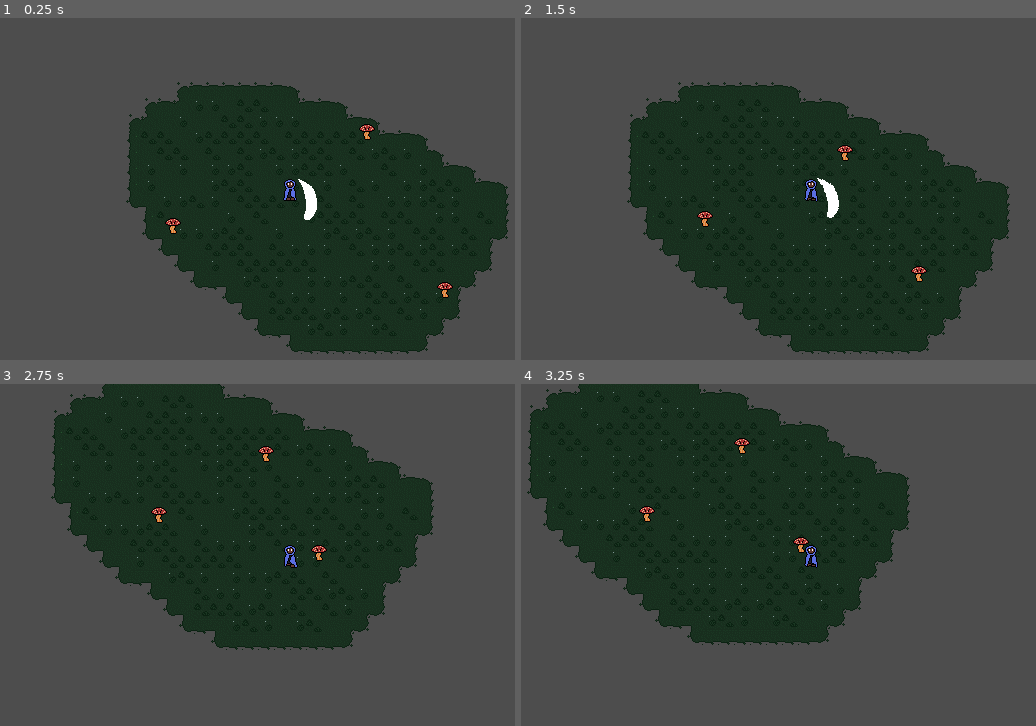
Above: before the commit, frames 1-4 (two rows, left to right).
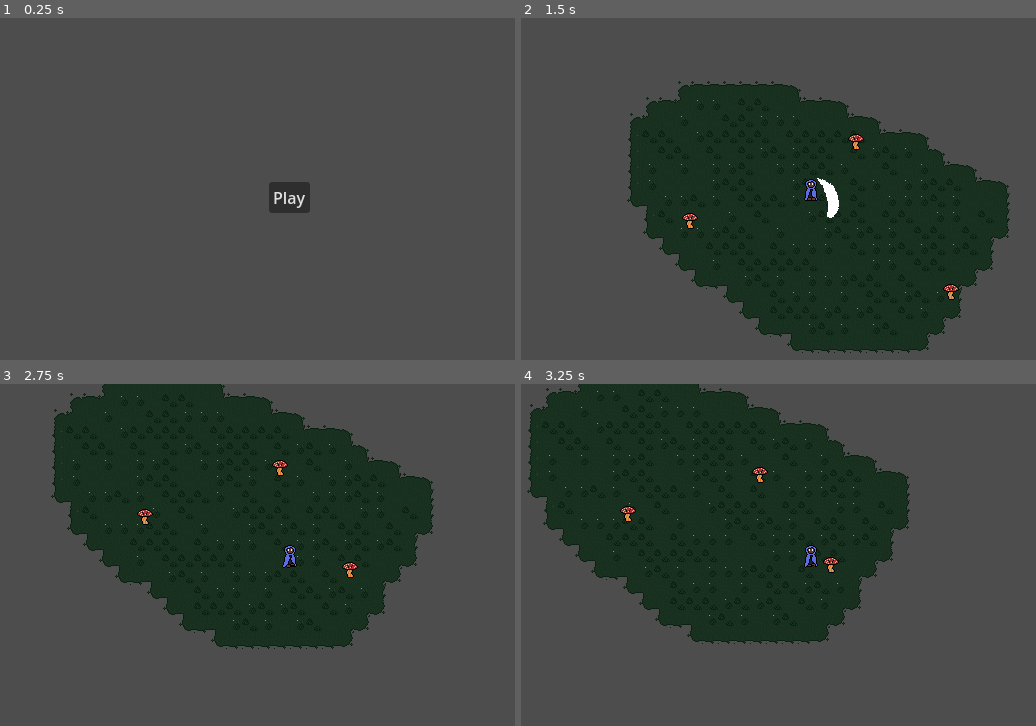
Above: after the commit, the same moments.

Repository: quellus/Mycoflora
Game: Godot game, scene res://scenes/main_menu.tscn
Same seed, same stepped clock (60 frames per second), same inputs: the game is played once before the commit and once after it. Before the commit the project starts from res://main.tscn. The engine's default icon, where the game draws it, is replaced by a stand-in: a white triangle on a blue panel in a dark square.
Inputs (mouse positions are in pixels of both pictures, inside the frame that each line leads up to):
- Up to frame 1 (0.25 s): no input
- Up to frame 2 (1.5 s): click (809, 195) at 0.5 s, where only the run after the commit has a clickable "Play"; move the mouse to (953, 178) at 1.27 s; press the mouse at (953, 178) at 1.28 s; hold D (right) from 1.28 s (still down)
- Up to frame 3 (2.75 s): move the mouse to (159, 582) at 2.02 s; release D (right) at 2.03 s; release the mouse at (159, 582) at 2.03 s; hold S (down) from 2.03 s (still down); click (159, 582) at 2.1 s
- Up to frame 4 (3.25 s): move the mouse to (876, 483) at 2.77 s; release S (down) at 2.78 s; press the mouse at (876, 483) at 2.78 s; hold D (right) from 2.78 s (still down)

The runs differ from the first frame. In frame 1, 41% of the frame differs, in the area x 24-99%, y 18-99%; in frame 2, 1.3%; in frame 3, 1.2%; in frame 4, 1.2%.

Commit message:
Reorganized and added level loading system

Diff:
--- a/enemy.gd
+++ /dev/null
@@ -1,29 +0,0 @@
-class_name Enemy extends CharacterBody2D
-
-var health = 10
-var knockback = false
-
-@onready var player = $"../Player"
-const SPEED = 25
-
-func _process(delta):
-	if !knockback:
-		velocity = position.direction_to(player.global_position) * SPEED
-	else:
-		velocity.x = move_toward(velocity.x, 0, 20 * delta)
-		velocity.y = move_toward(velocity.y, 0, 20 * delta)
-		if velocity == Vector2.ZERO:
-			knockback = false
-	move_and_slide()
-
-func take_damage():
-	health -= 5
-	velocity = position.direction_to(player.global_position) * SPEED * -1
-	knockback = true
-	if health <= 0:
-		queue_free()
-
-
-func _on_area_2d_body_entered(body):
-	if body is Player:
-		player.take_damage()
--- a/project.godot
+++ b/project.godot
@@ -11,7 +11,7 @@
 [application]
 
 config/name="Top Down Combat"
-run/main_scene="res://main.tscn"
+run/main_scene="res://scenes/main_menu.tscn"
 config/features=PackedStringArray("4.2", "Forward Plus")
 config/icon="res://icon.svg"
 
--- a/enemy.tscn
+++ b/scenes/enemy.tscn
@@ -1,13 +1,16 @@
-[gd_scene load_steps=5 format=3 uid="uid://cr8cjatjiolay"]
+[gd_scene load_steps=6 format=3 uid="uid://cr8cjatjiolay"]
 
-[ext_resource type="Script" path="res://enemy.gd" id="1_plyv1"]
-[ext_resource type="Texture2D" uid="uid://clmtlhtqb0u7m" path="res://mushroom.png" id="2_ppyat"]
+[ext_resource type="Script" path="res://scripts/enemy.gd" id="1_plyv1"]
+[ext_resource type="Texture2D" uid="uid://clmtlhtqb0u7m" path="res://assets/mushroom.png" id="2_ppyat"]
 
 [sub_resource type="RectangleShape2D" id="RectangleShape2D_bttqu"]
 size = Vector2(12, 6)
 
 [sub_resource type="RectangleShape2D" id="RectangleShape2D_p8yl8"]
 size = Vector2(14, 8)
+
+[sub_resource type="CircleShape2D" id="CircleShape2D_102g7"]
+radius = 162.373
 
 [node name="Enemy" type="CharacterBody2D"]
 motion_mode = 1
@@ -26,4 +29,11 @@
 [node name="CollisionShape2D" type="CollisionShape2D" parent="Area2D"]
 shape = SubResource("RectangleShape2D_p8yl8")
 
+[node name="VisionRadius" type="Area2D" parent="."]
+
+[node name="CollisionShape2D" type="CollisionShape2D" parent="VisionRadius"]
+shape = SubResource("CircleShape2D_102g7")
+
 [connection signal="body_entered" from="Area2D" to="." method="_on_area_2d_body_entered"]
+[connection signal="body_entered" from="VisionRadius" to="." method="_on_vision_radius_body_entered"]
+[connection signal="body_exited" from="VisionRadius" to="." method="_on_vision_radius_body_exited"]
--- /dev/null
+++ b/scenes/game.gd
@@ -0,0 +1,26 @@
+extends Control
+
+var player_scene = preload("res://Scenes/Player.tscn")
+var levels = {
+	"level1": preload("res://scenes/level1.tscn")
+}
+var level:Level
+var player:Player
+
+func _ready():
+	load_level("level1", 0)
+
+func load_level(level_name: String, spawn_index: int):
+	if level_name in levels:
+		if level != null:
+			level.queue_free()
+		level = levels[level_name].instantiate()
+		add_child(level)
+		_spawn_player(level.spawn_points[spawn_index].global_position)
+
+func _spawn_player(spawn_position: Vector2):
+	if player != null:
+		player.queue_free()
+	player = player_scene.instantiate()
+	add_child(player)
+	player.global_position = spawn_position
--- /dev/null
+++ b/scenes/game.tscn
@@ -0,0 +1,8 @@
+[gd_scene load_steps=2 format=3 uid="uid://dwxxwxyy0bkp5"]
+
+[ext_resource type="Script" path="res://scenes/game.gd" id="1_gog3v"]
+
+[node name="Game" type="Control"]
+layout_mode = 3
+anchors_preset = 0
+script = ExtResource("1_gog3v")
--- /dev/null
+++ b/scenes/level.gd
@@ -0,0 +1,4 @@
+class_name Level extends Node2D
+
+@export var spawn_points: Array[Node2D]
+var spawn := Vector2(0, 0)
--- a/main.tscn
+++ b/scenes/level1.tscn
@@ -1,15 +1,11 @@
-[gd_scene load_steps=20 format=3 uid="uid://bulga36v3r3k6"]
-
-[ext_resource type="Script" path="res://Player.gd" id="1_civl6"]
-[ext_resource type="PackedScene" uid="uid://cr8cjatjiolay" path="res://enemy.tscn" id="1_ith8k"]
-[ext_resource type="Texture2D" uid="uid://c3j7qokb34kkt" path="res://icon.svg" id="2_rahlu"]
-[ext_resource type="Texture2D" uid="uid://clhbix8ugiwvv" path="res://CloakedLittleGuy.png" id="3_l6bps"]
-[ext_resource type="Texture2D" uid="uid://c5hqngrxih6q5" path="res://grass tiles.png" id="5_r3g30"]
-[ext_resource type="Script" path="res://weapon.gd" id="6_v6tpu"]
-[ext_resource type="Texture2D" uid="uid://d3v42dmvp8sag" path="res://SwordSlash.png" id="7_mmwd8"]
+[gd_scene load_steps=6 format=3 uid="uid://bulga36v3r3k6"]
+
+[ext_resource type="Script" path="res://scenes/level.gd" id="1_7ewg0"]
+[ext_resource type="Texture2D" uid="uid://c5hqngrxih6q5" path="res://assets/grass tiles.png" id="1_h14sg"]
+[ext_resource type="PackedScene" uid="uid://cr8cjatjiolay" path="res://scenes/enemy.tscn" id="2_pta1o"]
 
 [sub_resource type="TileSetAtlasSource" id="TileSetAtlasSource_7aunb"]
-texture = ExtResource("5_r3g30")
+texture = ExtResource("1_h14sg")
 0:0/0 = 0
 0:0/0/terrain_set = 0
 0:0/0/terrain = 0
@@ -368,139 +364,23 @@
 terrain_set_0/terrain_0/color = Color(0.5, 0.34375, 0.25, 1)
 sources/0 = SubResource("TileSetAtlasSource_7aunb")
 
-[sub_resource type="AtlasTexture" id="AtlasTexture_d2up4"]
-atlas = ExtResource("3_l6bps")
-region = Rect2(0, 0, 16, 24)
-
-[sub_resource type="AtlasTexture" id="AtlasTexture_c8dto"]
-atlas = ExtResource("3_l6bps")
-region = Rect2(0, 0, 16, 24)
-
-[sub_resource type="AtlasTexture" id="AtlasTexture_11wr5"]
-atlas = ExtResource("3_l6bps")
-region = Rect2(16, 0, 16, 24)
-
-[sub_resource type="AtlasTexture" id="AtlasTexture_tqahi"]
-atlas = ExtResource("3_l6bps")
-region = Rect2(32, 0, 16, 24)
-
-[sub_resource type="AtlasTexture" id="AtlasTexture_0wtq5"]
-atlas = ExtResource("3_l6bps")
-region = Rect2(48, 0, 16, 24)
-
-[sub_resource type="AtlasTexture" id="AtlasTexture_6sgpq"]
-atlas = ExtResource("3_l6bps")
-region = Rect2(64, 0, 16, 24)
-
-[sub_resource type="AtlasTexture" id="AtlasTexture_gcarv"]
-atlas = ExtResource("3_l6bps")
-region = Rect2(80, 0, 16, 24)
-
-[sub_resource type="SpriteFrames" id="SpriteFrames_nrjdl"]
-animations = [{
-"frames": [{
-"duration": 1.0,
-"texture": SubResource("AtlasTexture_d2up4")
-}],
-"loop": false,
-"name": &"default",
-"speed": 3.0
-}, {
-"frames": [{
-"duration": 1.0,
-"texture": SubResource("AtlasTexture_c8dto")
-}, {
-"duration": 1.0,
-"texture": SubResource("AtlasTexture_11wr5")
-}, {
-"duration": 1.0,
-"texture": SubResource("AtlasTexture_tqahi")
-}, {
-"duration": 1.0,
-"texture": SubResource("AtlasTexture_0wtq5")
-}, {
-"duration": 1.0,
-"texture": SubResource("AtlasTexture_6sgpq")
-}, {
-"duration": 1.0,
-"texture": SubResource("AtlasTexture_gcarv")
-}],
-"loop": false,
-"name": &"walk",
-"speed": 10.0
-}]
-
-[sub_resource type="RectangleShape2D" id="RectangleShape2D_jme7u"]
-size = Vector2(14, 8)
-
-[sub_resource type="RectangleShape2D" id="RectangleShape2D_7usc8"]
-size = Vector2(24, 74)
-
-[node name="Node2D" type="Node2D"]
+[node name="Node2D" type="Node2D" node_paths=PackedStringArray("spawn_points")]
+script = ExtResource("1_7ewg0")
+spawn_points = [NodePath("SpawnPoint")]
 
 [node name="TileMap" type="TileMap" parent="."]
 tile_set = SubResource("TileSet_2mbfx")
 format = 2
 layer_0/tile_data = PackedInt32Array(327685, 327680, 5, 262149, 262144, 6, 262150, 327680, 5, 327686, 262144, 6, 327684 …(5573 unchanged characters)…
 
-[node name="Enemy" parent="." instance=ExtResource("1_ith8k")]
+[node name="Enemy" parent="." instance=ExtResource("2_pta1o")]
 position = Vector2(357, 243)
 
-[node name="Enemy2" parent="." instance=ExtResource("1_ith8k")]
+[node name="Enemy2" parent="." instance=ExtResource("2_pta1o")]
 position = Vector2(279, 78)
 
-[node name="Enemy3" parent="." instance=ExtResource("1_ith8k")]
+[node name="Enemy3" parent="." instance=ExtResource("2_pta1o")]
 position = Vector2(74, 177)
 
-[node name="Player" type="CharacterBody2D" parent="."]
-position = Vector2(197, 148)
-motion_mode = 1
-script = ExtResource("1_civl6")
-
-[node name="AnimatedSprite2D" type="AnimatedSprite2D" parent="Player"]
-texture_filter = 1
-sprite_frames = SubResource("SpriteFrames_nrjdl")
-animation = &"walk"
-frame = 5
-frame_progress = 1.0
-offset = Vector2(0, -8)
-
-[node name="CollisionShape2D" type="CollisionShape2D" parent="Player"]
-shape = SubResource("RectangleShape2D_jme7u")
-
-[node name="Weapon" type="Node2D" parent="Player"]
-script = ExtResource("6_v6tpu")
-
-[node name="Area2D" type="Area2D" parent="Player/Weapon"]
-process_mode = 4
-position = Vector2(18, 1)
-
-[node name="Sprite2D" type="Sprite2D" parent="Player/Weapon/Area2D"]
-visible = false
-scale = Vector2(0.203125, 0.578125)
-texture = ExtResource("2_rahlu")
-
-[node name="CollisionShape2D" type="CollisionShape2D" parent="Player/Weapon/Area2D"]
-process_mode = 4
-visible = false
-shape = SubResource("RectangleShape2D_7usc8")
-
-[node name="CollisionPolygon2D" type="CollisionPolygon2D" parent="Player/Weapon/Area2D"]
-position = Vector2(0, -2)
-polygon = PackedVector2Array(6, -9, -2, -15, -10, -19, -13, -14, -12, 0, -13, 14, -10, 22, 1, 24, 7, 16, 9, 3)
-
-[node name="Sprite2D2" type="Sprite2D" parent="Player/Weapon/Area2D"]
-position = Vector2(-1, -1)
-texture = ExtResource("7_mmwd8")
-
-[node name="AttackTimer" type="Timer" parent="Player/Weapon"]
-one_shot = true
-
-[node name="SwingTimer" type="Timer" parent="Player/Weapon"]
-one_shot = true
-
-[node name="Camera2D" type="Camera2D" parent="Player"]
-
-[connection signal="body_entered" from="Player/Weapon/Area2D" to="Player" method="_on_area_2d_body_entered"]
-[connection signal="timeout" from="Player/Weapon/AttackTimer" to="Player/Weapon" method="_on_attack_timer_timeout"]
-[connection signal="timeout" from="Player/Weapon/SwingTimer" to="Player/Weapon" method="_on_swing_timer_timeout"]
+[node name="SpawnPoint" type="Node2D" parent="."]
+position = Vector2(197, 149)
--- /dev/null
+++ b/scenes/main_menu.tscn
@@ -0,0 +1,29 @@
+[gd_scene load_steps=2 format=3 uid="uid://butoiakf11xdu"]
+
+[ext_resource type="Script" path="res://scripts/main_menu.gd" id="1_kmllh"]
+
+[node name="Control" type="Control"]
+layout_mode = 3
+anchors_preset = 15
+anchor_right = 1.0
+anchor_bottom = 1.0
+grow_horizontal = 2
+grow_vertical = 2
+script = ExtResource("1_kmllh")
+
+[node name="CenterContainer" type="CenterContainer" parent="."]
+layout_mode = 1
+anchors_preset = 15
+anchor_right = 1.0
+anchor_bottom = 1.0
+grow_horizontal = 2
+grow_vertical = 2
+
+[node name="VBoxContainer" type="VBoxContainer" parent="CenterContainer"]
+layout_mode = 2
+
+[node name="Button" type="Button" parent="CenterContainer/VBoxContainer"]
+layout_mode = 2
+text = "Play"
+
+[connection signal="pressed" from="CenterContainer/VBoxContainer/Button" to="." method="_on_play_button_pressed"]
--- /dev/null
+++ b/scenes/player.tscn
@@ -0,0 +1,127 @@
+[gd_scene load_steps=16 format=3 uid="uid://djp54pygs32jy"]
+
+[ext_resource type="Script" path="res://scripts/Player.gd" id="1_0nxi1"]
+[ext_resource type="Texture2D" uid="uid://clhbix8ugiwvv" path="res://assets/CloakedLittleGuy.png" id="2_5h1bl"]
+[ext_resource type="Script" path="res://scripts/weapon.gd" id="3_vxs7l"]
+[ext_resource type="Texture2D" uid="uid://c3j7qokb34kkt" path="res://icon.svg" id="4_f6mwu"]
+[ext_resource type="Texture2D" uid="uid://d3v42dmvp8sag" path="res://assets/SwordSlash.png" id="5_p2yah"]
+
+[sub_resource type="AtlasTexture" id="AtlasTexture_d2up4"]
+atlas = ExtResource("2_5h1bl")
+region = Rect2(0, 0, 16, 24)
+
+[sub_resource type="AtlasTexture" id="AtlasTexture_c8dto"]
+atlas = ExtResource("2_5h1bl")
+region = Rect2(0, 0, 16, 24)
+
+[sub_resource type="AtlasTexture" id="AtlasTexture_11wr5"]
+atlas = ExtResource("2_5h1bl")
+region = Rect2(16, 0, 16, 24)
+
+[sub_resource type="AtlasTexture" id="AtlasTexture_tqahi"]
+atlas = ExtResource("2_5h1bl")
+region = Rect2(32, 0, 16, 24)
+
+[sub_resource type="AtlasTexture" id="AtlasTexture_0wtq5"]
+atlas = ExtResource("2_5h1bl")
+region = Rect2(48, 0, 16, 24)
+
+[sub_resource type="AtlasTexture" id="AtlasTexture_6sgpq"]
+atlas = ExtResource("2_5h1bl")
+region = Rect2(64, 0, 16, 24)
+
+[sub_resource type="AtlasTexture" id="AtlasTexture_gcarv"]
+atlas = ExtResource("2_5h1bl")
+region = Rect2(80, 0, 16, 24)
+
+[sub_resource type="SpriteFrames" id="SpriteFrames_nrjdl"]
+animations = [{
+"frames": [{
+"duration": 1.0,
+"texture": SubResource("AtlasTexture_d2up4")
+}],
+"loop": false,
+"name": &"default",
+"speed": 3.0
+}, {
+"frames": [{
+"duration": 1.0,
+"texture": SubResource("AtlasTexture_c8dto")
+}, {
+"duration": 1.0,
+"texture": SubResource("AtlasTexture_11wr5")
+}, {
+"duration": 1.0,
+"texture": SubResource("AtlasTexture_tqahi")
+}, {
+"duration": 1.0,
+"texture": SubResource("AtlasTexture_0wtq5")
+}, {
+"duration": 1.0,
+"texture": SubResource("AtlasTexture_6sgpq")
+}, {
+"duration": 1.0,
+"texture": SubResource("AtlasTexture_gcarv")
+}],
+"loop": false,
+"name": &"walk",
+"speed": 10.0
+}]
+
+[sub_resource type="RectangleShape2D" id="RectangleShape2D_jme7u"]
+size = Vector2(14, 8)
+
+[sub_resource type="RectangleShape2D" id="RectangleShape2D_7usc8"]
+size = Vector2(24, 74)
+
+[node name="Player" type="CharacterBody2D"]
+position = Vector2(197, 148)
+motion_mode = 1
+script = ExtResource("1_0nxi1")
+
+[node name="AnimatedSprite2D" type="AnimatedSprite2D" parent="."]
+texture_filter = 1
+sprite_frames = SubResource("SpriteFrames_nrjdl")
+animation = &"walk"
+frame = 5
+frame_progress = 1.0
+offset = Vector2(0, -8)
+
+[node name="CollisionShape2D" type="CollisionShape2D" parent="."]
+shape = SubResource("RectangleShape2D_jme7u")
+
+[node name="Weapon" type="Node2D" parent="."]
+script = ExtResource("3_vxs7l")
+
+[node name="Area2D" type="Area2D" parent="Weapon"]
+position = Vector2(18, 1)
+
+[node name="Sprite2D" type="Sprite2D" parent="Weapon/Area2D"]
+visible = false
+scale = Vector2(0.203125, 0.578125)
+texture = ExtResource("4_f6mwu")
+
+[node name="CollisionShape2D" type="CollisionShape2D" parent="Weapon/Area2D"]
+process_mode = 4
+visible = false
+shape = SubResource("RectangleShape2D_7usc8")
+
+[node name="CollisionPolygon2D" type="CollisionPolygon2D" parent="Weapon/Area2D"]
+position = Vector2(0, -2)
+polygon = PackedVector2Array(6, -9, -2, -15, -10, -19, -13, -14, -12, 0, -13, 14, -10, 22, 1, 24, 7, 16, 9, 3)
+
+[node name="Sprite2D2" type="Sprite2D" parent="Weapon/Area2D"]
+position = Vector2(-1, -1)
+texture = ExtResource("5_p2yah")
+
+[node name="AttackTimer" type="Timer" parent="Weapon"]
+one_shot = true
+
+[node name="SwingTimer" type="Timer" parent="Weapon"]
+one_shot = true
+
+[node name="Camera2D" type="Camera2D" parent="."]
+
+[connection signal="body_entered" from="Weapon/Area2D" to="." method="_on_area_2d_body_entered"]
+[connection signal="timeout" from="Weapon/AttackTimer" to="Weapon" method="_on_attack_timer_timeout"]
+[connection signal="timeout" from="Weapon/SwingTimer" to="Weapon" method="_on_swing_timer_timeout"]
--- a/Player.gd
+++ b/scripts/Player.gd
@@ -4,8 +4,6 @@
 @onready var sprite = $AnimatedSprite2D
 
 const SPEED = 100.0
-
-
 
 func _physics_process(_delta):
 	var direction = Input.get_vector("left", "right", "up", "down")
@@ -29,4 +27,4 @@
 
 func _on_area_2d_body_entered(body):
 	if body is Enemy:
-		body.take_damage()
+		body.take_damage(global_position)
--- /dev/null
+++ b/scripts/enemy.gd
@@ -0,0 +1,40 @@
+class_name Enemy extends CharacterBody2D
+
+var health = 10
+var knockback = false
+var target: Node2D = null
+
+const SPEED = 25
+
+func _process(delta):
+	if target != null:
+		if !knockback:
+			velocity = position.direction_to(target.global_position) * SPEED
+		else:
+			velocity.x = move_toward(velocity.x, 0, 20 * delta)
+			velocity.y = move_toward(velocity.y, 0, 20 * delta)
+			if velocity == Vector2.ZERO:
+				knockback = false
+		move_and_slide()
+
+func take_damage(position_from: Vector2):
+	health -= 5
+	velocity = position.direction_to(position_from) * SPEED * -1
+	knockback = true
+	if health <= 0:
+		queue_free()
+
+
+func _on_area_2d_body_entered(body):
+	if body is Player:
+		body.take_damage()
+
+
+func _on_vision_radius_body_entered(body):
+	if body is Player:
+		target = body
+
+
+func _on_vision_radius_body_exited(body):
+	if body == target:
+		target = null
--- /dev/null
+++ b/scripts/main_menu.gd
@@ -0,0 +1,4 @@
+extends Control
+
+func _on_play_button_pressed():
+	get_tree().change_scene_to_file("res://scenes/game.tscn")
--- a/weapon.gd
+++ b/scripts/weapon.gd
@@ -8,6 +8,10 @@
 const ATTACK_SPEED = 0.3
 
 var can_attack = true
+
+func _ready():
+	visible = false
+	area.process_mode = Node.PROCESS_MODE_DISABLED
 
 func attack():
 	if can_attack:
Renamed: CloakedLittleGuy.png -> assets/CloakedLittleGuy.png
Not shown, changed: assets/CloakedLittleGuy.png.import
Renamed: SwordSlash.png -> assets/SwordSlash.png
Not shown, changed: assets/SwordSlash.png.import
Renamed: grass tiles.png -> assets/grass tiles.png
Not shown, changed: assets/grass tiles.png.import
Renamed: mushroom.png -> assets/mushroom.png
Not shown, changed: assets/mushroom.png.import
